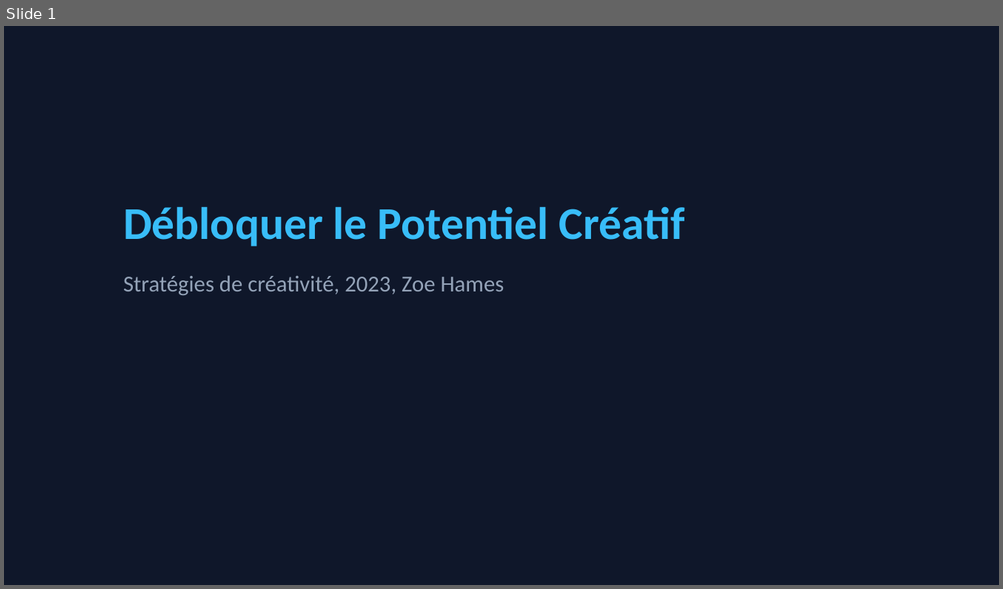
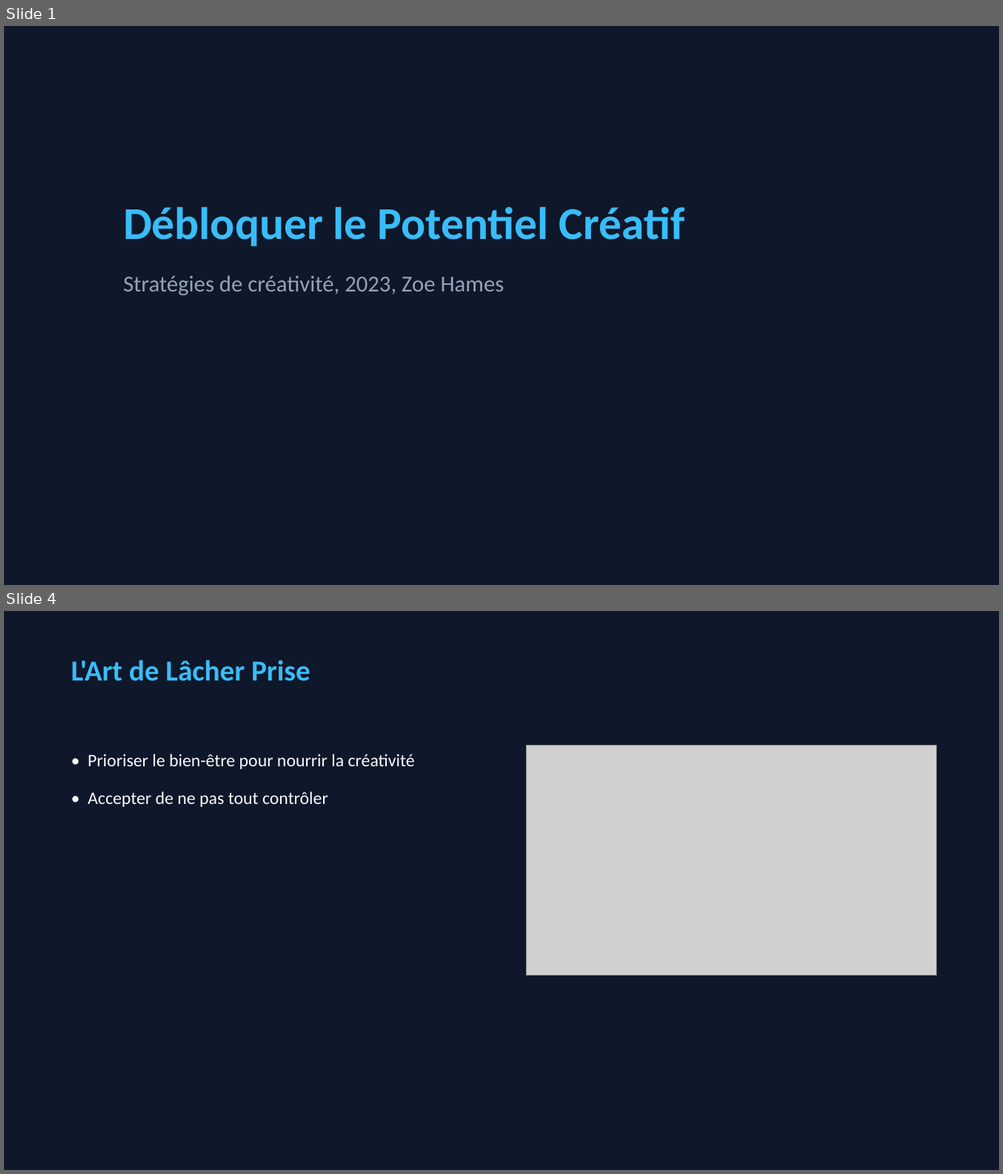
Before and after one commit to caroheymes/video-2-powerpoint-and-more, a slide deck: demo/output/presentation.pptx. Shown one above the other, each under a label of ours: slide 1 before the commit, slides 1 and 4 after it; the slides between them are not shown. The pictures are 1003x589 and 1003x1174 pixels, drawn with LibreOffice and Linux fonts; fonts in the diff are those of the drawing; grey boxes stand for pictures. Boxes give left, top, right and bottom in pixels: in the first picture for what was removed or moved away, otherwise in the second. Text is boxed around its words. In the diff, an @@ line names an element or a change of style, - is before the commit and + after.

```diff
--- a/demo/output/presentation.pptx
+++ b/demo/output/presentation.pptx
@@ slide 4 added at [4, 611, 999, 1170], background #0F172A @@
@@ text added at [71, 660, 310, 681], 28 pt, text #38BDF8, bold @@
+L'Art de Lâcher Prise
@@ text added at [88, 754, 415, 807], 17 pt, text #F8FAFC @@
+• Prioriser le bien-être pour nourrir la créativité
+• Accepter de ne pas tout contrôler
@@ picture added at [526, 745, 936, 976] @@
```
Also in this commit, not shown: 1 slide changed, 1 other slide added, 8 other files.
